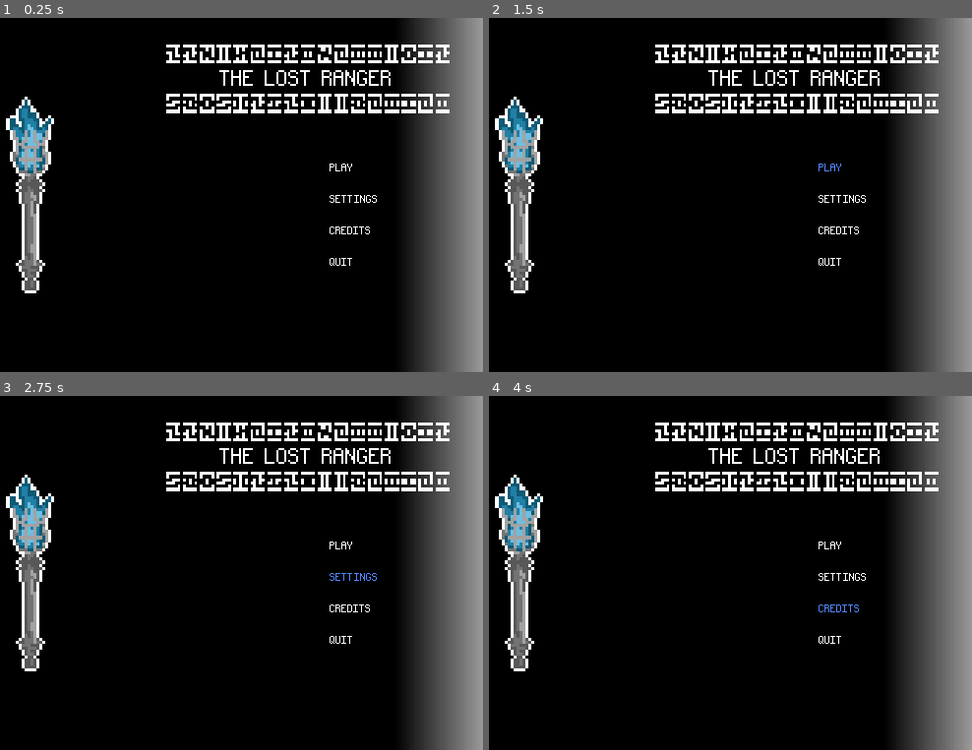
Above: before the commit, frames 1-4 (two rows, left to right).
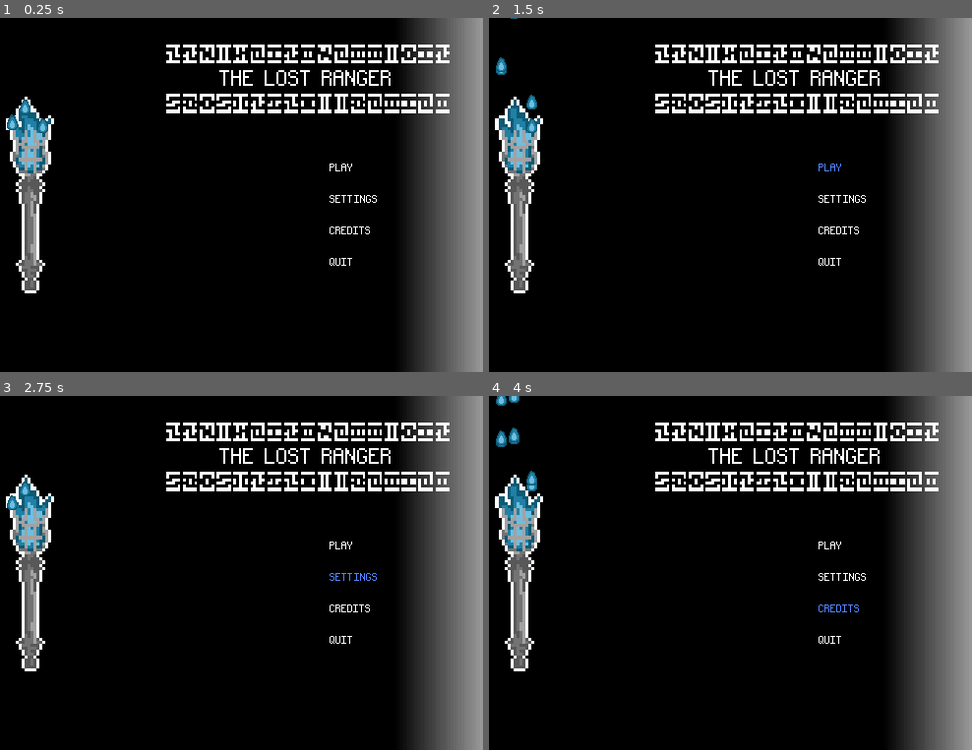
Above: after the commit, the same moments.

Repository: Neclusive/TheLostRanger
Game: Godot game, scene res://scenes/menu.tscn
Two runs of this game, one before a commit and one after it. Both use one fixed random seed, a clock stepped at 60 frames per second and the inputs below.
Inputs:
- Up to frame 1 (0.25 s): no input
- Up to frame 2 (1.5 s): click "PLAY" at 0.5 s; click "PLAY" at 1.25 s
- Up to frame 3 (2.75 s): click "SETTINGS" at 2 s
- Up to frame 4 (4 s): click "CREDITS" at 2.75 s; hold Right (ui_right) from 3.53 s (still down)

The runs differ from the first frame. In frame 1, 0.2% of the frame differs, in the area x 1-10%, y 23-33%; in frame 2, 0.2%; in frame 3, 0.1%; in frame 4, 0.4%, in the area x 1-10%, y 0-27%.

Commit message:
player movement and particles added

Diff:
--- a/game/scenes/menu.tscn
+++ b/game/scenes/menu.tscn
@@ -1,9 +1,10 @@
-[gd_scene load_steps=7 format=3 uid="uid://diieidytcvpij"]
+[gd_scene load_steps=8 format=3 uid="uid://diieidytcvpij"]
 
 [ext_resource type="Texture2D" uid="uid://bqjvikfjb486c" path="res://graphics/menu_bg_grad.tres" id="1_ouk20"]
 [ext_resource type="Texture2D" uid="uid://cc04aheacslob" path="res://graphics/logo.png" id="2_mhnvy"]
 [ext_resource type="AudioStream" uid="uid://cekfynrosa5nf" path="res://music/Days of Yore.mp3" id="3_ytr4m"]
 [ext_resource type="FontFile" uid="uid://dstjyeo236oq3" path="res://fonts/Runes.ttf" id="4_mhnvy"]
+[ext_resource type="Texture2D" uid="uid://y2wtfevflo8j" path="res://graphics/fire particle.png" id="5_4ytvr"]
 
 [sub_resource type="StyleBoxEmpty" id="StyleBoxEmpty_mhnvy"]
 
@@ -133,4 +134,37 @@
 vertical_alignment = 2
 uppercase = true
 
+[node name="CPUParticles2D" type="CPUParticles2D" parent="."]
+position = Vector2(162, 109)
+amount = 3
+texture = ExtResource("5_4ytvr")
+lifetime = 2.72
+explosiveness = 1.0
+randomness = 1.0
+gravity = Vector2(0, -50)
+linear_accel_min = -4.04
+linear_accel_max = 100.0
+
+[node name="CPUParticles2D2" type="CPUParticles2D" parent="."]
+position = Vector2(175, 95)
+amount = 3
+texture = ExtResource("5_4ytvr")
+lifetime = 2.72
+explosiveness = 1.0
+randomness = 1.0
+gravity = Vector2(0, -50)
+linear_accel_min = -4.04
+linear_accel_max = 100.0
+
+[node name="CPUParticles2D3" type="CPUParticles2D" parent="."]
+position = Vector2(193, 114)
+amount = 3
+texture = ExtResource("5_4ytvr")
+lifetime = 2.72
+explosiveness = 0.45
+randomness = 1.0
+gravity = Vector2(0, -50)
+linear_accel_min = -4.04
+linear_accel_max = 100.0
+
 [connection signal="pressed" from="menu_options/quit" to="menu_options/quit" method="_on_pressed"]
--- /dev/null
+++ b/game/scenes/movementplayer.gd
@@ -0,0 +1 @@
+extends Sprite2D
--- a/game/scenes/player.tscn
+++ b/game/scenes/player.tscn
@@ -1,10 +1,23 @@
-[gd_scene load_steps=2 format=3 uid="uid://b8iu0f6rl327n"]
+[gd_scene load_steps=4 format=3 uid="uid://b8iu0f6rl327n"]
 
 [ext_resource type="Texture2D" uid="uid://bpjbljus78gwq" path="res://graphics/sprites/guyv2-2.png_1.png" id="1_4flbx"]
+[ext_resource type="Script" uid="uid://bripkxvat4kav" path="res://scenes/playermovemnt.gd" id="2_g2els"]
+
+[sub_resource type="CapsuleShape2D" id="CapsuleShape2D_g2els"]
+radius = 14.0
+height = 50.0
 
 [node name="player" type="Node2D"]
+position = Vector2(191, 22)
 
-[node name="Sprite2D" type="Sprite2D" parent="."]
-position = Vector2(37, 13)
-scale = Vector2(0.0625001, 0.0625001)
+[node name="CharacterBody2D" type="CharacterBody2D" parent="."]
+script = ExtResource("2_g2els")
+
+[node name="CollisionShape2D" type="CollisionShape2D" parent="CharacterBody2D"]
+position = Vector2(67, 27)
+shape = SubResource("CapsuleShape2D_g2els")
+
+[node name="Sprite2D" type="Sprite2D" parent="CharacterBody2D/CollisionShape2D"]
+position = Vector2(1.00001, 0.999998)
+scale = Vector2(0.208984, 0.208984)
 texture = ExtResource("1_4flbx")
--- /dev/null
+++ b/game/scenes/playermovemnt.gd
@@ -0,0 +1,16 @@
+extends CharacterBody2D
+
+const max_speed : int = 60
+const acceleration : int = 8
+const friction : int = 8
+
+func _physics_process(delta: float) -> void:
+	var input = Vector2(
+		Input.get_action_strength("ui_right") - Input.get_action_strength("ui_left"),
+		Input.get_action_strength("ui_down") - Input.get_action_strength("ui_up")
+	).normalized()
+
+	var lerp_weight = delta * (acceleration if input else friction)
+	velocity = lerp(velocity, input * max_speed, lerp_weight)
+
+	move_and_slide()
Binary file added: game/graphics/fire particle.png
Not shown, added: game/graphics/fire particle.png.import
Not shown, added: game/scenes/movementplayer.gd.uid
Not shown, added: game/scenes/playermovemnt.gd.uid
Not shown, added: game/graphics/lol.kra
